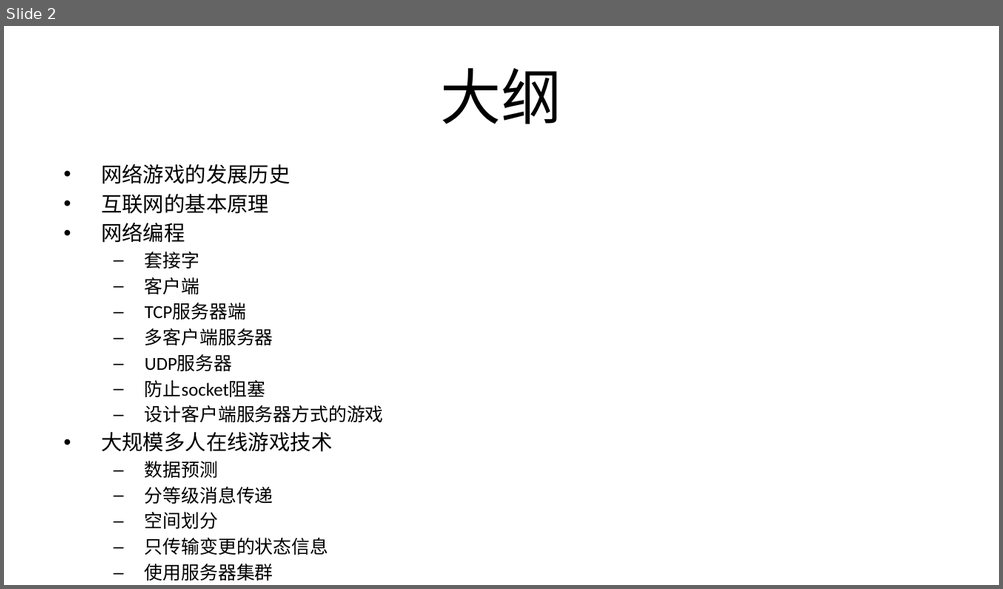
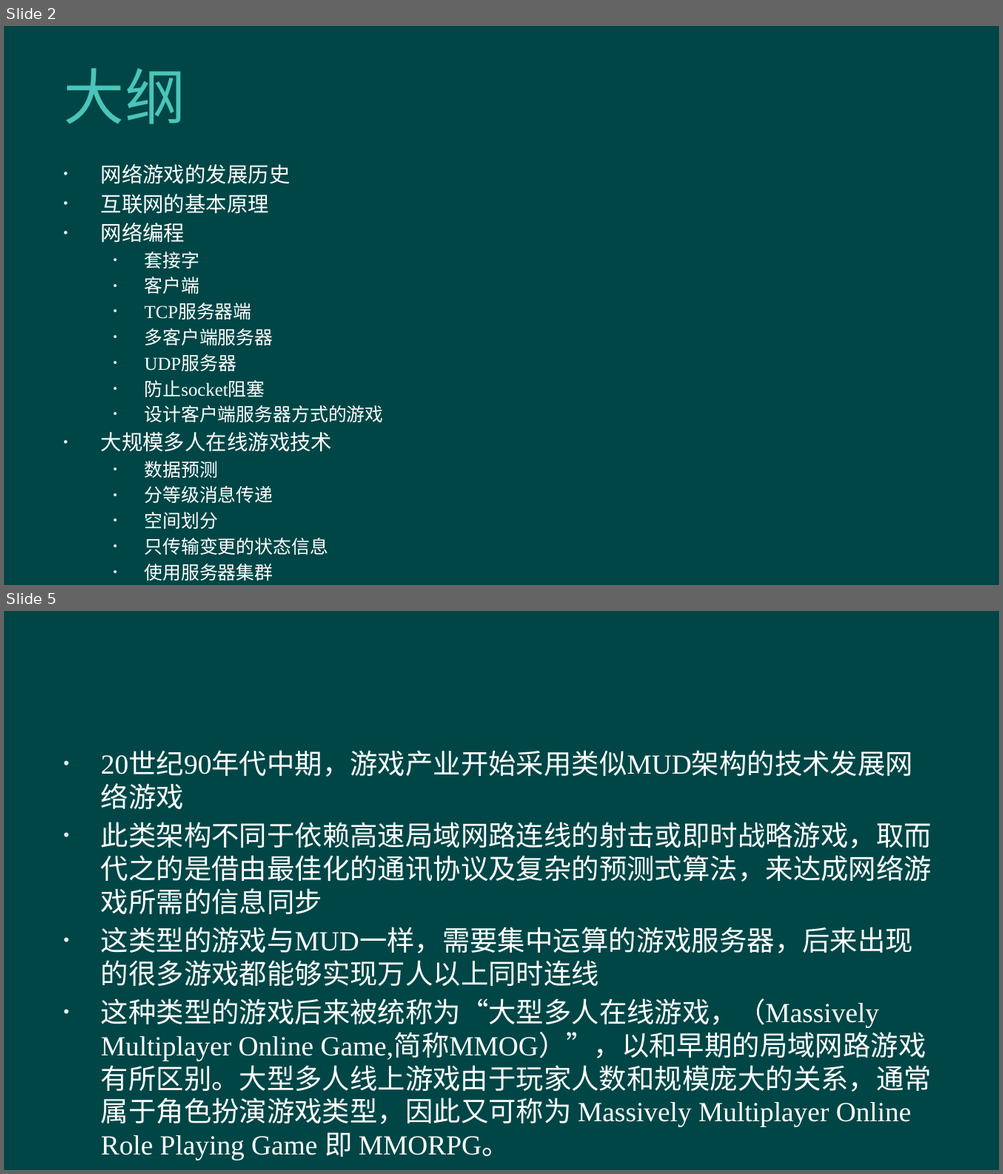
Before and after one commit to hanhonglei/Course_GameEngine, a slide deck: Slides/Principle/15 联网技术/15 联网技术.pptx. Shown one above the other, each under a label of ours: slide 2 before the commit, slides 2 and 5 after it; the slides between them are not shown. The pictures are 1003x589 and 1003x1174 pixels, drawn with LibreOffice and Linux fonts; fonts in the diff are those of the drawing; background and template pictures are left out. Boxes give left, top, right and bottom in pixels: in the first picture for what was removed or moved away, otherwise in the second. Text is boxed around its words. In the diff, an @@ line names an element or a change of style, - is before the commit and + after.

```diff
--- a/Slides/Principle/15 联网技术/15 联网技术.pptx
+++ b/Slides/Principle/15 联网技术/15 联网技术.pptx
@@ slide 5 added at [4,611,999,1170], background #004646 @@
@@ text added at [101,752,931,1128], 20 pt, text #FFFFFF @@
+• 20世纪90年代中期，游戏产业开始采用类似MUD架构的技术发展网络游戏
+• 此类架构不同于依赖高速局域网路连线的射击或即时战略游戏，取而代之的是借由最佳化的通讯协议及复杂的预测式算法，来达成网络游戏所需的信息同步
+• 这类型的游戏与MUD一样，需要集中运算的游戏服务器，后来出现的很多游戏都能够实现万人以上同时连线
+• 这种类型的游戏后来被统称为“大型多人在线游戏，（Massively Multiplayer Online Game,简称MMOG）”，以和早期的局域网路游戏有所区别。大型多人线上游戏由于玩家人数和规模庞大的关系，通常属于角色扮演游戏类型，因此又可称为 Massively Multiplayer Online Role Playing Game 即 MMORPG。
@@ slide 2 changed as well @@
@@ background #FFFFFF to #004646 @@
@@ title "大纲" at [63,68,185,124]: text colour #000000 to #4BC5B9, letter spacing 0 to 0.5 pt; alignment centre to left @@
@@ text "网络游戏的发展历史" at [101,164,384,581]: font Calibri to Times New Roman, text colour #000000 to #FFFFFF; bullet – to • @@
```
Also in this commit, not shown: 1 other slide changed, 90 other slides added, 6 other files.
